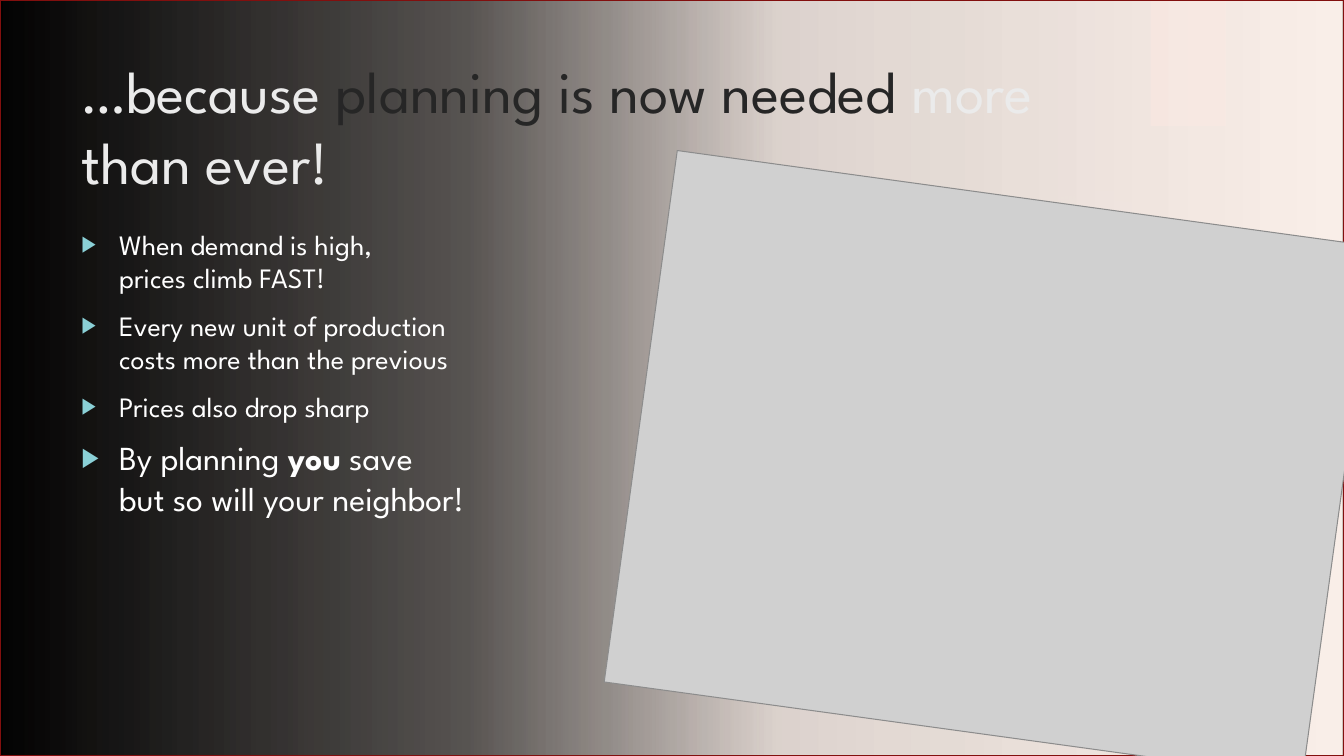
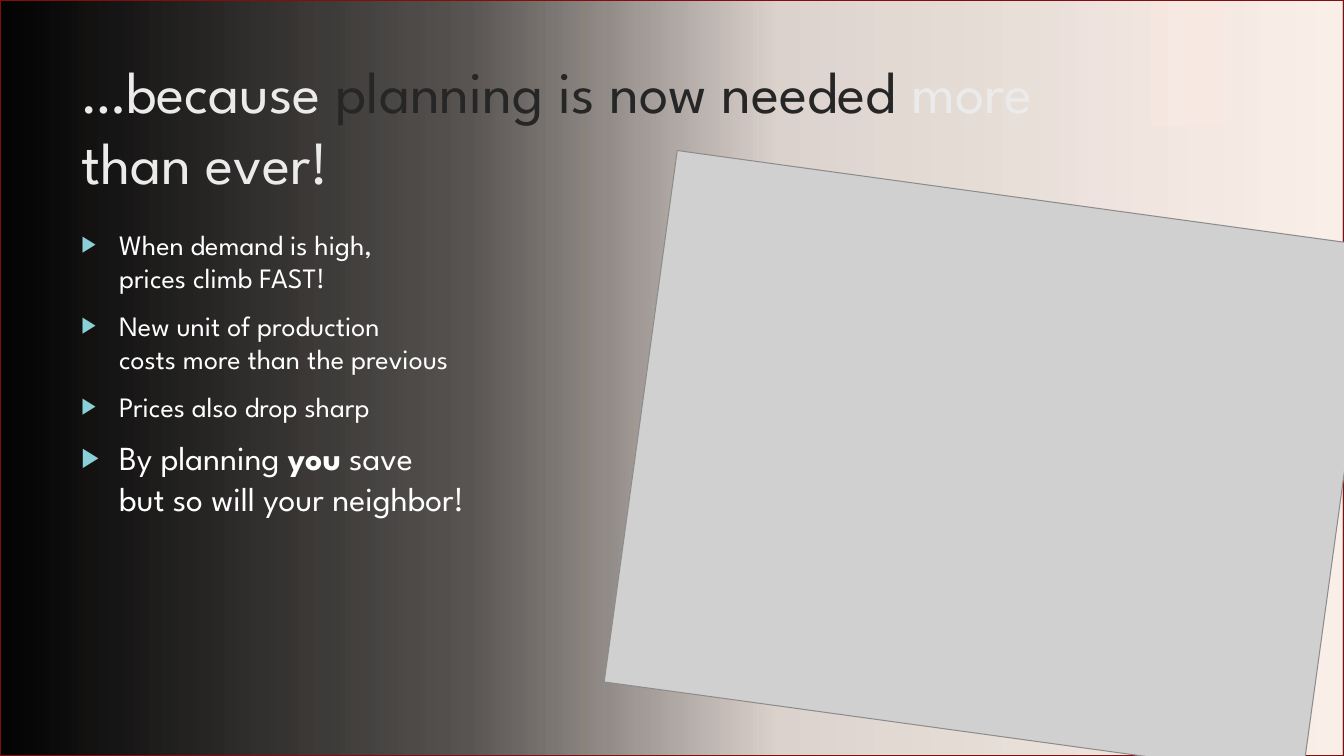
Before and after one commit to IDS-mini/electricity, a slide deck: slide 4 of marketing/presentation.pptx. Drawn at 1344x756 pixels with LibreOffice and Linux fonts; fonts in the diff are those of the drawing; grey boxes stand for pictures; background and template pictures are left out. Boxes give left, top, right and bottom in pixels: in the first picture for what was removed or moved away, otherwise in the second. Text is boxed around its words. In the diff, an @@ line names an element or a change of style, - is before the commit and + after.

```diff
--- a/marketing/presentation.pptx
+++ b/marketing/presentation.pptx
@@ text at (x1=119, y1=316, x2=448, y2=375): text changed @@
-▶ Every new unit of production
-  costs more than the previous
+▶ New unit of production
+  costs more than the previous
```
Also in this commit, not shown: 1 other slide changed.
